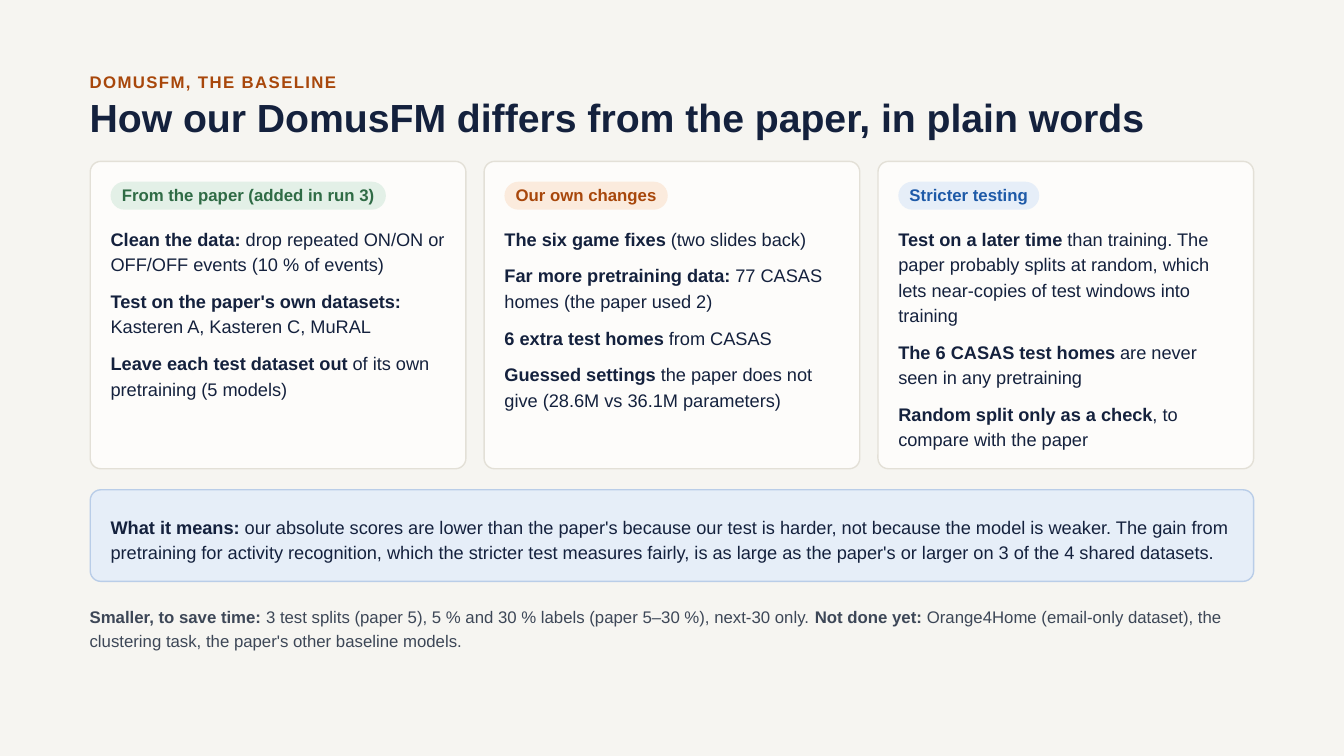
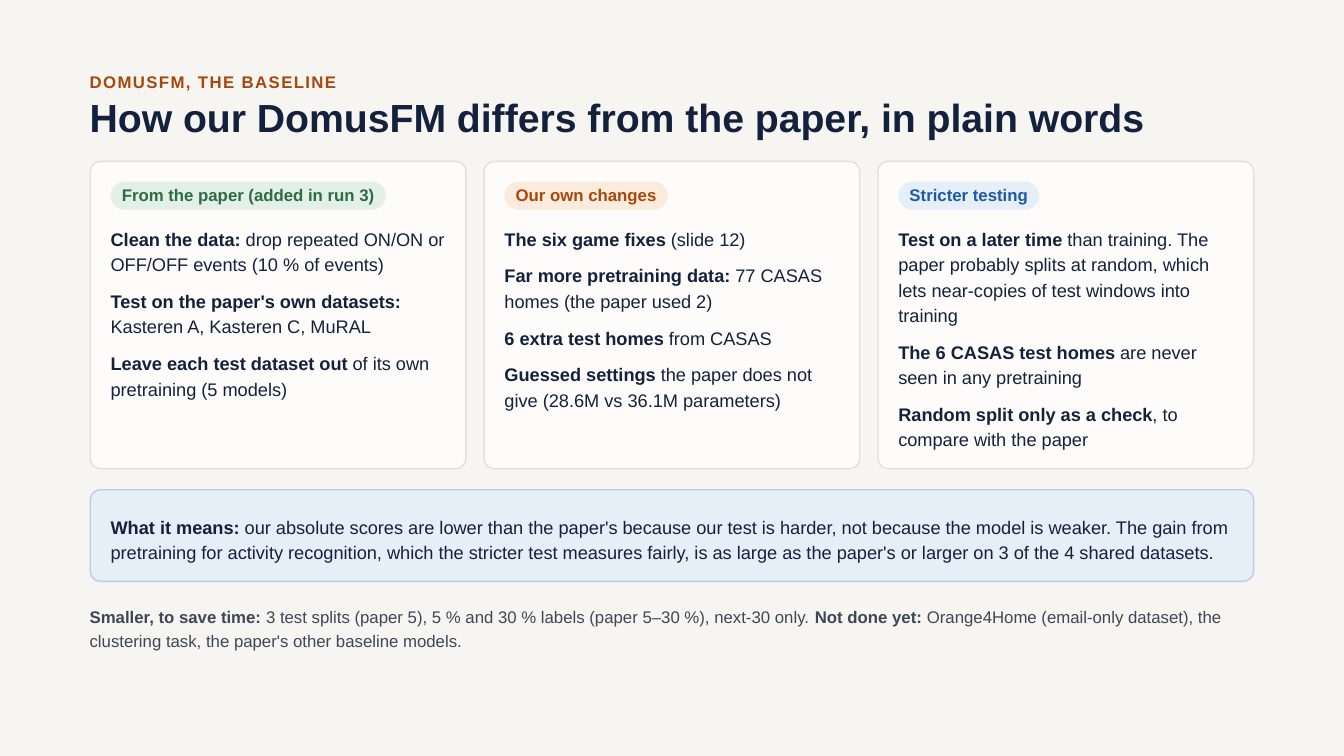
Before and after one commit to vishal6042/Foundation-Model, a slide deck: slide 14 of results/2026-09-29/homefm_slides/HomeFM_architecture_and_design.pptx (slide 13 before the commit). Drawn at 1344x756 pixels with LibreOffice and Linux fonts; fonts in the diff are those of the drawing. Boxes give left, top, right and bottom in pixels: in the first picture for what was removed or moved away, otherwise in the second. Text is boxed around its words. In the diff, an @@ line names an element or a change of style, - is before the commit and + after.

```diff
--- a/results/2026-09-29/homefm_slides/HomeFM_architecture_and_design.pptx
+++ b/results/2026-09-29/homefm_slides/HomeFM_architecture_and_design.pptx
@@ text at (504, 232, 745, 250): text changed @@
-The six game fixes (two slides back)
+The six game fixes (slide 12)
```
Also in this commit, not shown: 3 other slides changed, 2 slides added, 1 slide removed, 6 other files.
